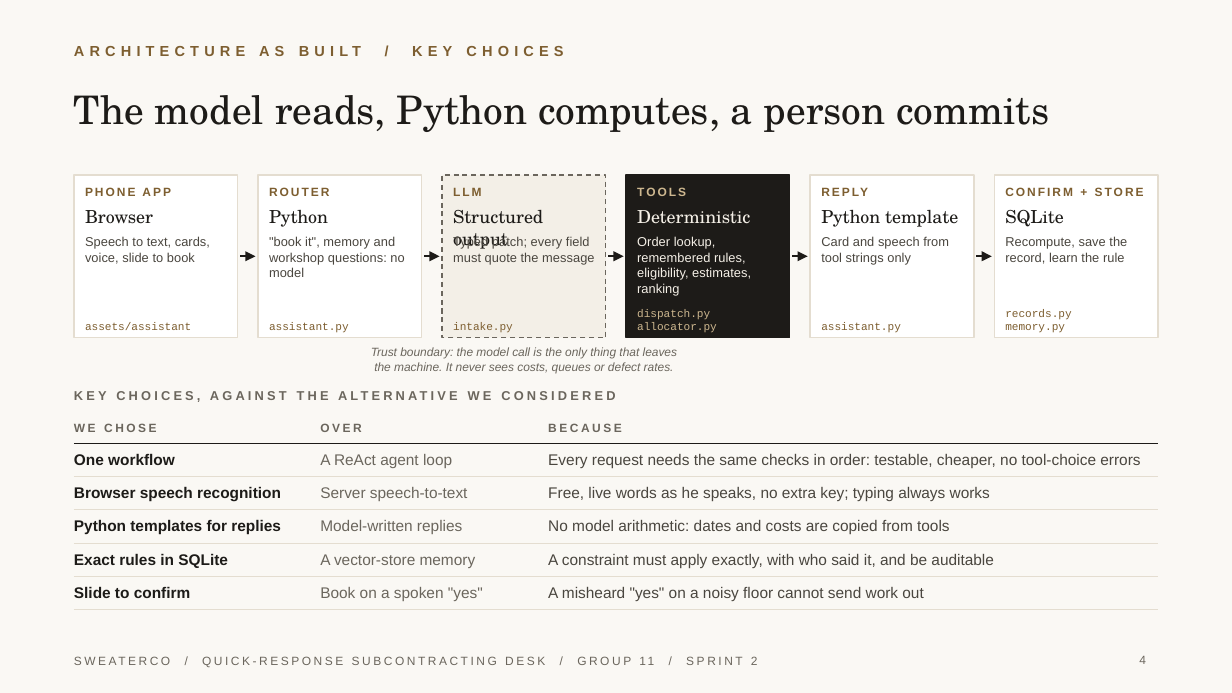
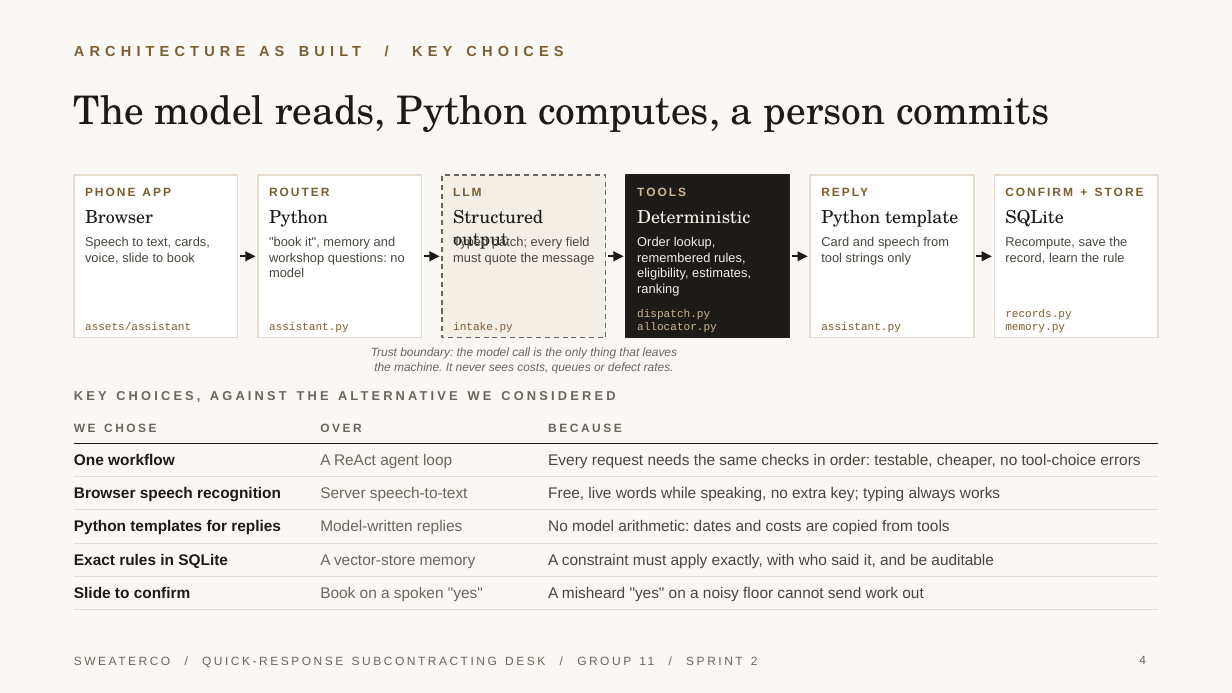
Before and after one commit to JoshuaGloor/dss5105-capstone-project, a slide deck: slide 4 of docs/slides/Presentation_Group11_Sprint2.pptx. Drawn at 1232x693 pixels with LibreOffice and Linux fonts; fonts in the diff are those of the drawing. Boxes give left, top, right and bottom in pixels: in the first picture for what was removed or moved away, otherwise in the second. Text is boxed around its words. In the diff, an @@ line names an element or a change of style, - is before the commit and + after.

```diff
--- a/docs/slides/Presentation_Group11_Sprint2.pptx
+++ b/docs/slides/Presentation_Group11_Sprint2.pptx
@@ table at box(74, 414, 1158, 605) @@
-row 3, column 3: Free, live words as he speaks, no extra key; typing always works
+row 3, column 3: Free, live words while speaking, no extra key; typing always works
```
Also in this commit, not shown: 2 other slides changed, 4 other files.
